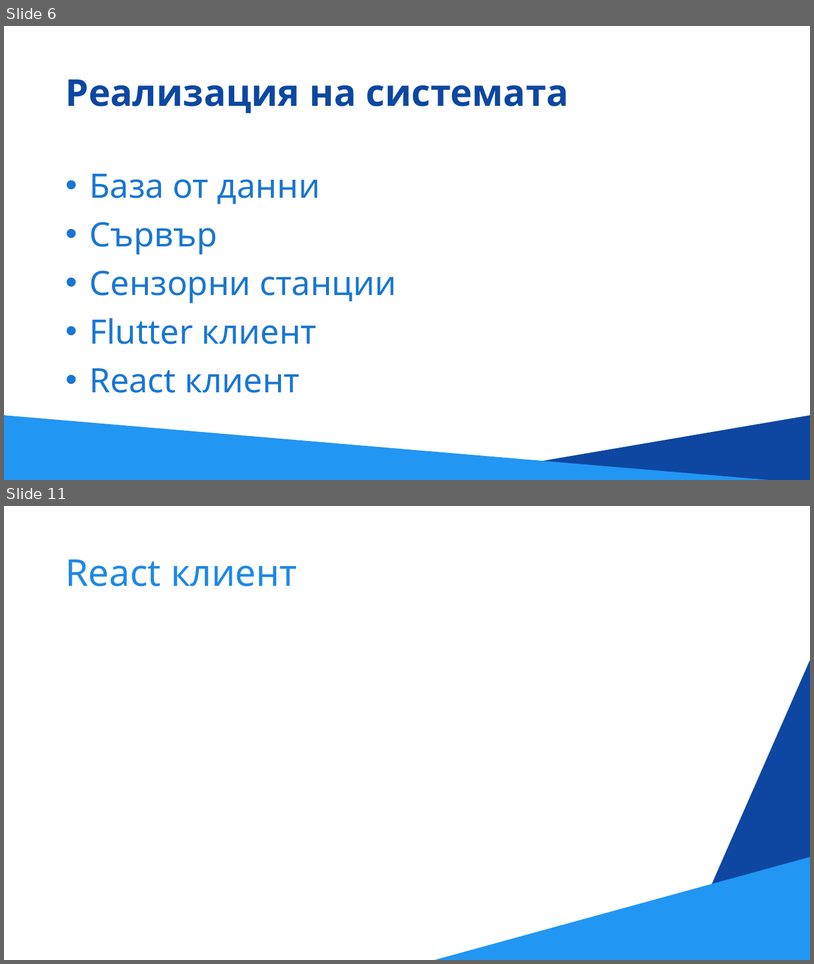
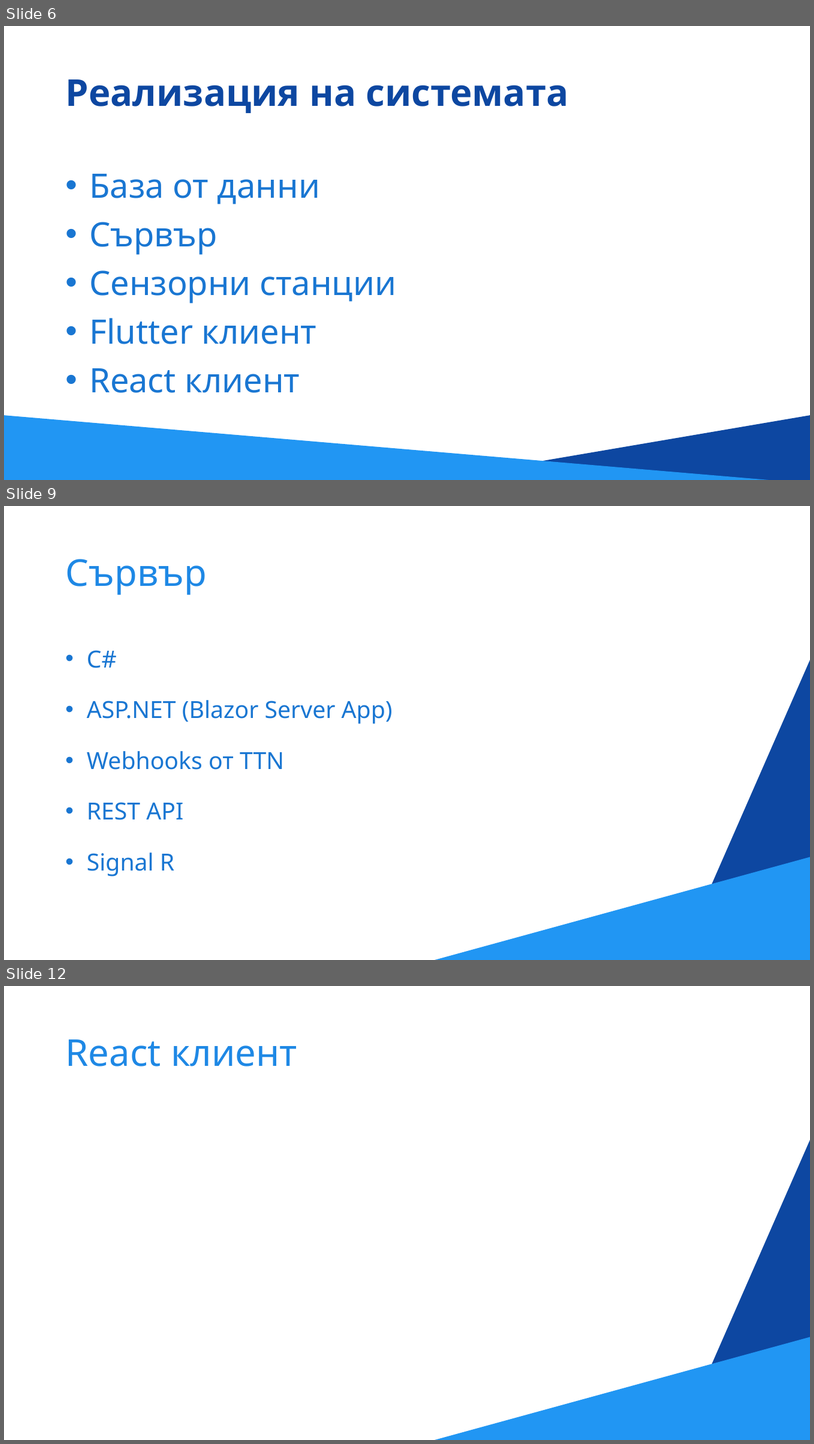
Before and after one commit to NikolaTotev/LoRa_Sensor_Network, a slide deck: Documentation/LoRa_Sensor_Network_Presentation.pptx. Shown one above the other, each under a label of ours: slides 6 and 11 before the commit, slides 6, 9 and 12 after it; the slides between them are not shown. The pictures are 814x964 and 814x1444 pixels, drawn with LibreOffice and Linux fonts; fonts in the diff are those of the drawing. Boxes give left, top, right and bottom in pixels: in the first picture for what was removed or moved away, otherwise in the second. Text is boxed around its words. In the diff, an @@ line names an element or a change of style, - is before the commit and + after.

```diff
--- a/Documentation/LoRa_Sensor_Network_Presentation.pptx
+++ b/Documentation/LoRa_Sensor_Network_Presentation.pptx
@@ slide 9 added at (4, 506, 810, 960), background #FFFFFF; not listed: 2 template elements that a slide beside it also shows @@
@@ title added at (65, 559, 207, 595), 44 pt, text #1E88E5 @@
+Сървър
@@ text added at (87, 650, 393, 876), 28 pt, text #1976D2 @@
+• C#
+• ASP.NET (Blazor Server App)
+• Webhooks от TTN
+• REST API
+• Signal R
@@ what was slide 11 is now slide 12 @@
```
Also in this commit, not shown: 7 slides changed, 3 other slides added, 3 slides removed.
